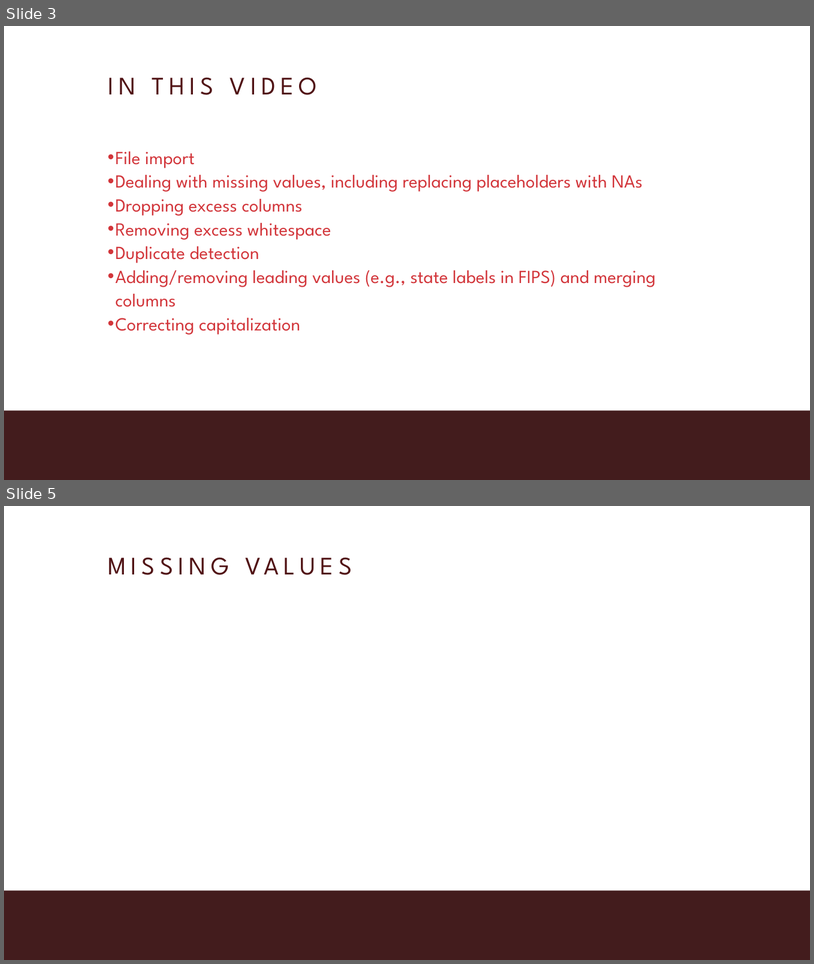
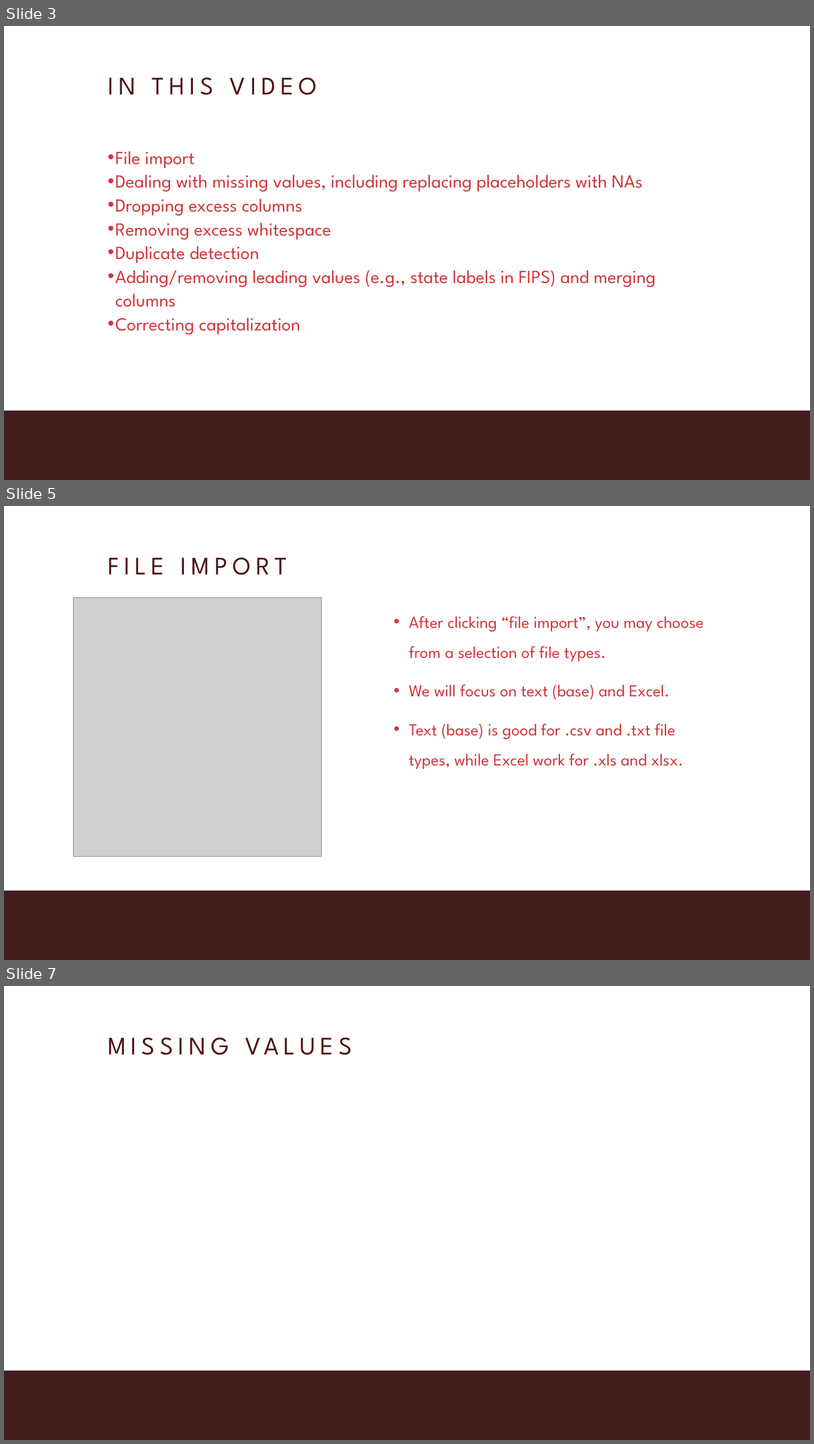
Before and after one commit to MariaElise-T/MH_Dashboard_Tutorial, a slide deck: Formatted_Slides/Module1_Video4.pptx. Shown one above the other, each under a label of ours: slides 3 and 5 before the commit, slides 3, 5 and 7 after it; the slides between them are not shown. The pictures are 814x964 and 814x1444 pixels, drawn with LibreOffice and Linux fonts; fonts in the diff are those of the drawing; grey boxes stand for pictures; background and template pictures are left out. Boxes give left, top, right and bottom in pixels: in the first picture for what was removed or moved away, otherwise in the second. Text is boxed around its words. In the diff, an @@ line names an element or a change of style, - is before the commit and + after.

```diff
--- a/Formatted_Slides/Module1_Video4.pptx
+++ b/Formatted_Slides/Module1_Video4.pptx
@@ slide 5 added at bbox=[4, 506, 810, 960], background #FFFFFF; not listed: 1 template element that a slide beside it also shows @@
@@ title added at bbox=[108, 557, 287, 575], 60 pt, text #501214 @@
+FILE IMPORT
@@ picture added at bbox=[73, 597, 322, 856] @@
@@ text added at bbox=[409, 616, 704, 769], 40 pt, text #D2353A @@
+• After clicking “file import”, you may choose from a selection of file types.
+• We will focus on text (base) and Excel.
+• Text (base) is good for .csv and .txt file types, while Excel work for .xls and xlsx.
@@ what was slide 5 is now slide 7 @@
```
Also in this commit, not shown: 1 slide changed, 1 other slide added, 9 other files.
